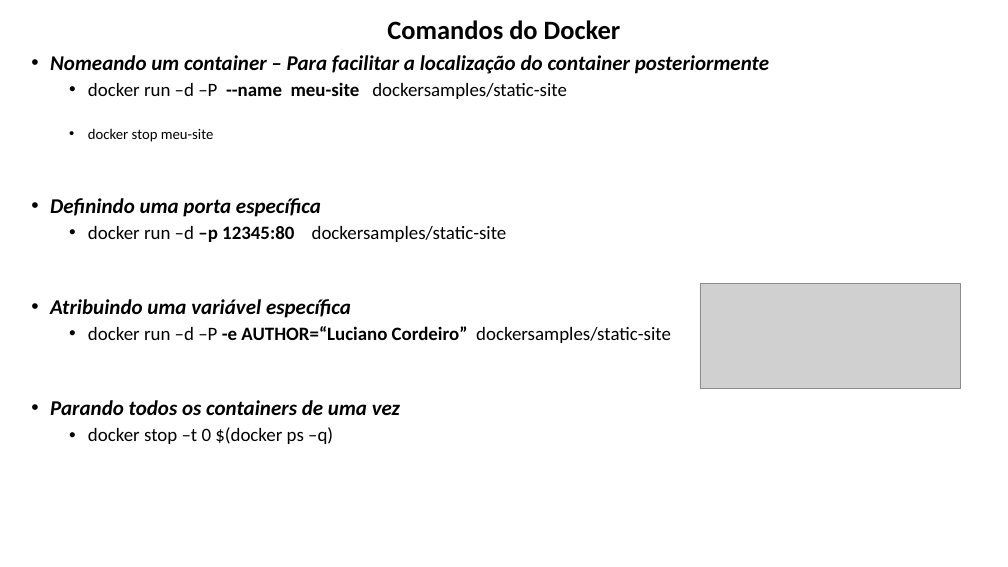
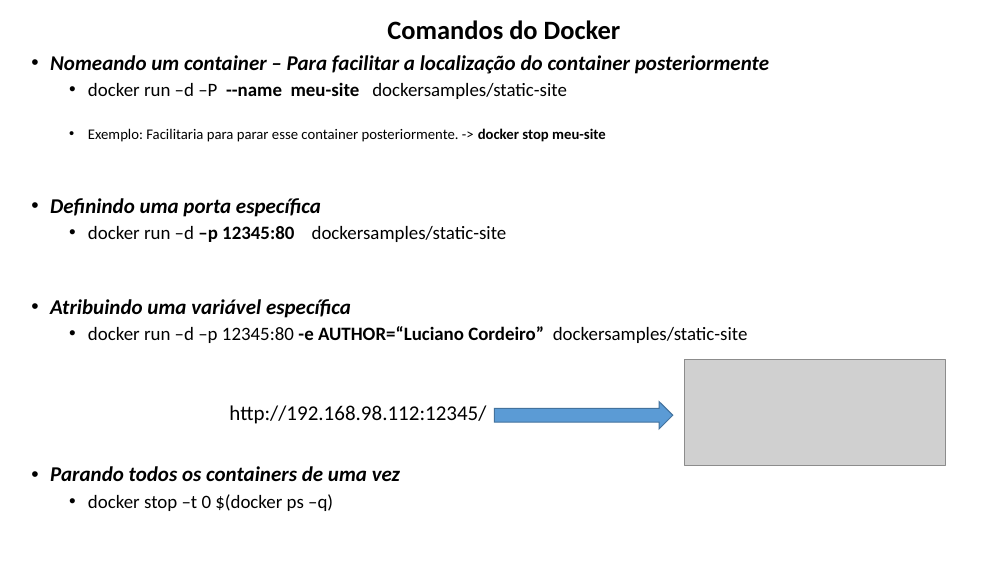
Before and after one commit to lacsousa/learning-docker, a slide deck: slide 14 of docs/docker-resumo.pptx. Drawn at 1008x567 pixels with LibreOffice and Linux fonts; fonts in the diff are those of the drawing; grey boxes stand for pictures. Boxes give left, top, right and bottom in pixels: in the first picture for what was removed or moved away, otherwise in the second. Text is boxed around its words. In the diff, an @@ line names an element or a change of style, - is before the commit and + after.

```diff
--- a/docs/docker-resumo.pptx
+++ b/docs/docker-resumo.pptx
@@ text at box(88, 128, 606, 142): text changed @@
-  • docker stop meu-site
+  • Exemplo: Facilitaria para parar esse container posteriormente. -> docker stop meu-site
@@ text at box(88, 326, 748, 343): text changed @@
-  • docker run –d –P -e AUTHOR=“Luciano Cordeiro” dockersamples/static-site
+  • docker run –d –p 12345:80 -e AUTHOR=“Luciano Cordeiro” dockersamples/static-site
@@ picture: place and size @@
-picture at box(700, 284, 961, 389)
+picture at box(684, 360, 945, 466)
@@ text added at box(229, 405, 486, 424), 20 pt, text #000000 @@
+http://192.168.98.112:12345/
@@ right arrow added at box(495, 402, 673, 429), fill #5B9BD5, outline #43739E 1 pt @@
```
Also in this commit, not shown: 1 other slide changed, 1 other file.
